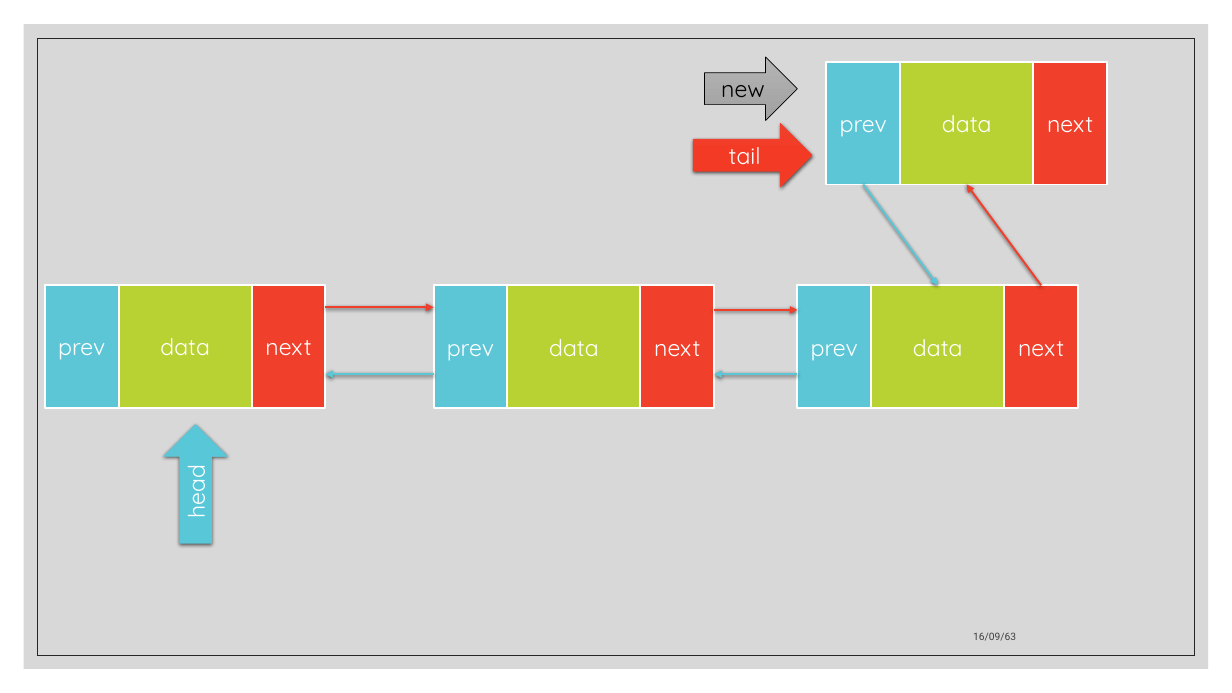
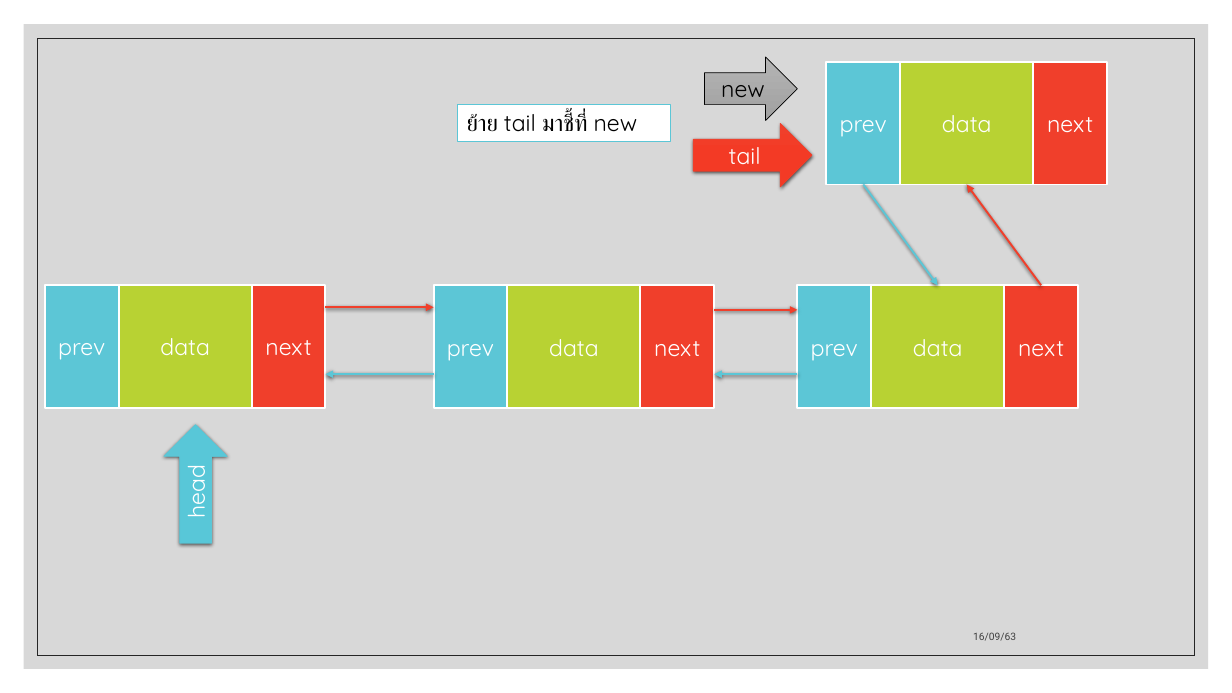
Before and after one commit to ApexTone/DataStructAlgo-Code-KMITL, a slide deck: slide 37 of Midterm/Data structure and Algorithm.pptx (slide 33 before the commit). Drawn at 1232x693 pixels with LibreOffice and Linux fonts; fonts in the diff are those of the drawing. Boxes give left, top, right and bottom in pixels: in the first picture for what was removed or moved away, otherwise in the second. Text is boxed around its words. In the diff, an @@ line names an element or a change of style, - is before the commit and + after.

```diff
--- a/Midterm/Data structure and Algorithm.pptx
+++ b/Midterm/Data structure and Algorithm.pptx
@@ rectangle added at box(457, 104, 670, 141), fill #FFFFFF, outline #5CC6D6 1 pt, 18 pt, text #000000 @@
+ย้าย tail มาชี้ที่ new
```
Also in this commit, not shown: 16 other slides changed, 21 slides added, 1 other file.
